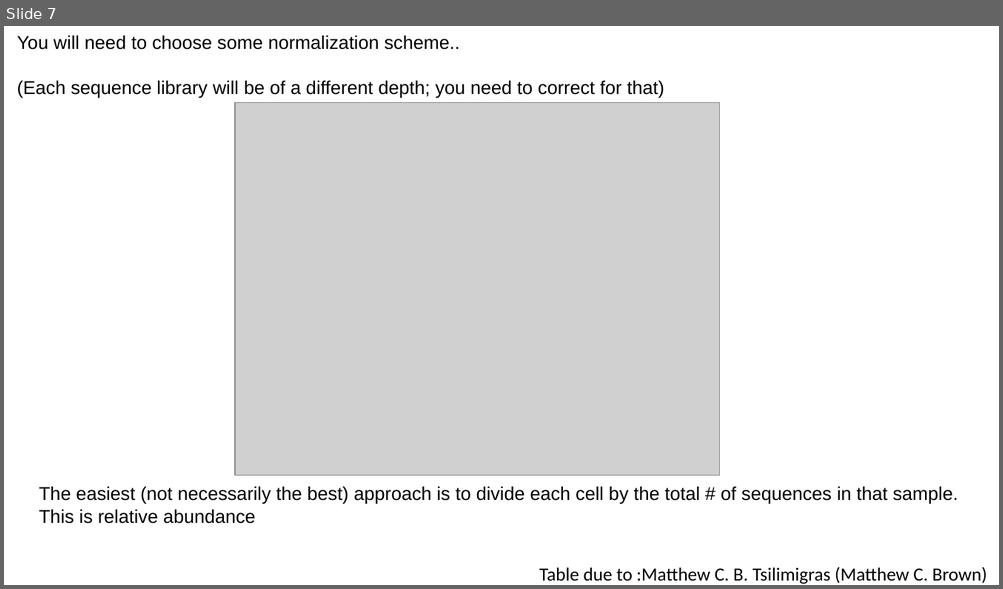
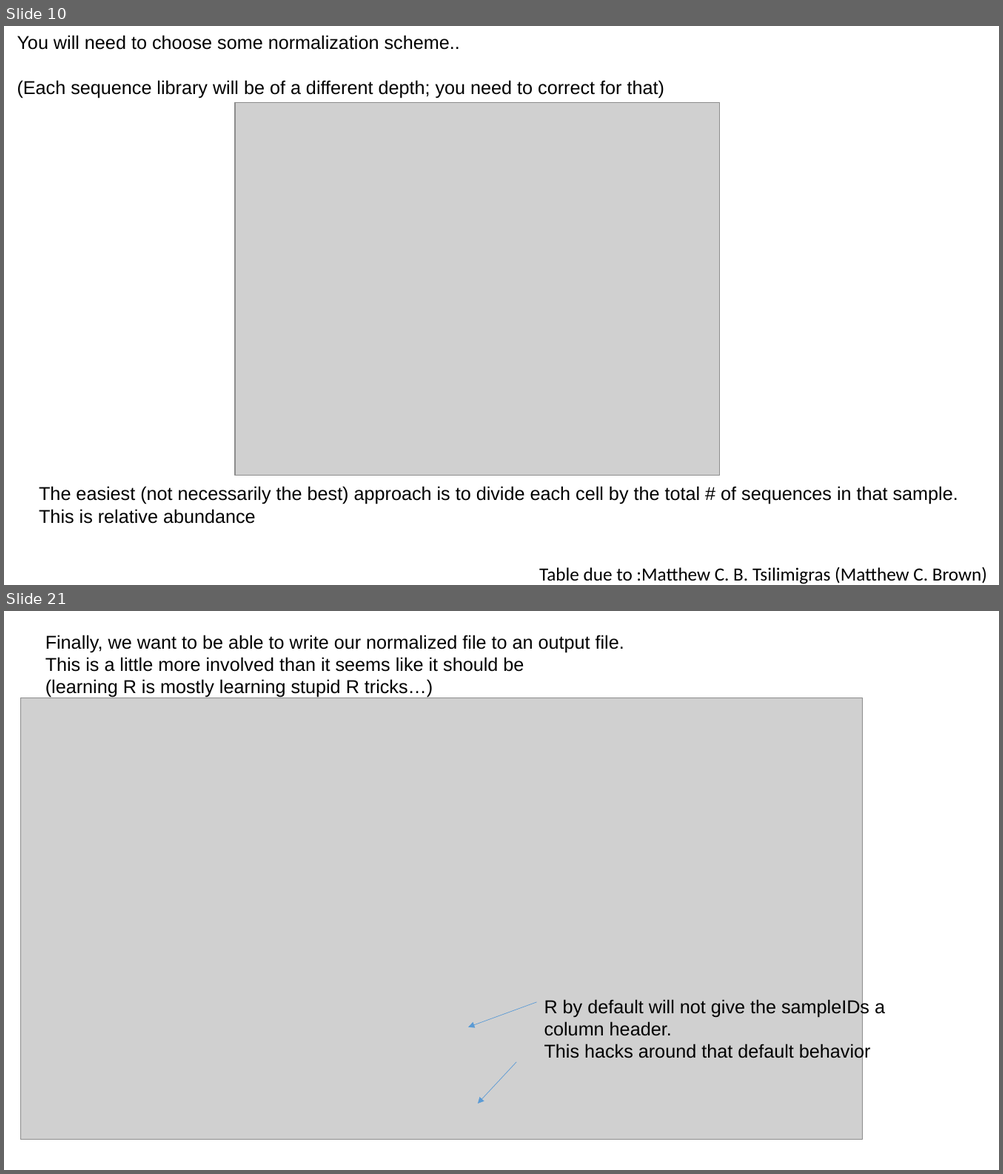
Before and after one commit to afodor/afodor.github.io, a slide deck: classes/ChapelHill2018/ch.pptx. Shown one above the other, each under a label of ours: slide 7 before the commit, slides 10 and 21 after it; the slides between them are not shown. The pictures are 1003x589 and 1003x1174 pixels, drawn with LibreOffice and Linux fonts; fonts in the diff are those of the drawing; grey boxes stand for pictures. Boxes give left, top, right and bottom in pixels: in the first picture for what was removed or moved away, otherwise in the second. Text is boxed around its words. In the diff, an @@ line names an element or a change of style, - is before the commit and + after.

```diff
--- a/classes/ChapelHill2018/ch.pptx
+++ b/classes/ChapelHill2018/ch.pptx
@@ slide 21 added at box(4, 611, 999, 1170), background #FFFFFF @@
@@ text added at box(45, 635, 624, 698), 18 pt, text #000000 @@
+Finally, we want to be able to write our normalized file to an output file.
+This is a little more involved than it seems like it should be
+(learning R is mostly learning stupid R tricks…)
@@ picture added at box(21, 698, 862, 1140) @@
@@ arrow added from (537, 1002) to (468, 1028), #5B9BD5 0.5 pt @@
@@ text added at box(544, 999, 885, 1062), 18 pt, text #000000 @@
+R by default will not give the sampleIDs a
+column header.
+This hacks around that default behavior
@@ arrow added from (517, 1062) to (478, 1104), #5B9BD5 0.5 pt @@
@@ what was slide 7 is now slide 10 @@
```
Also in this commit, not shown: 1 slide changed, 14 other slides added.
